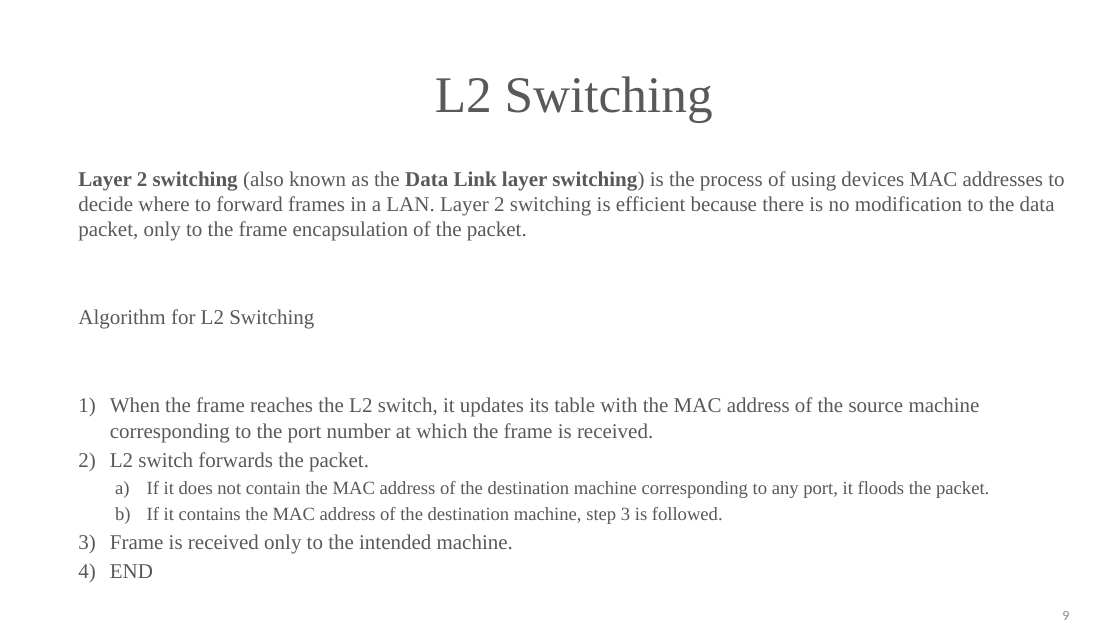
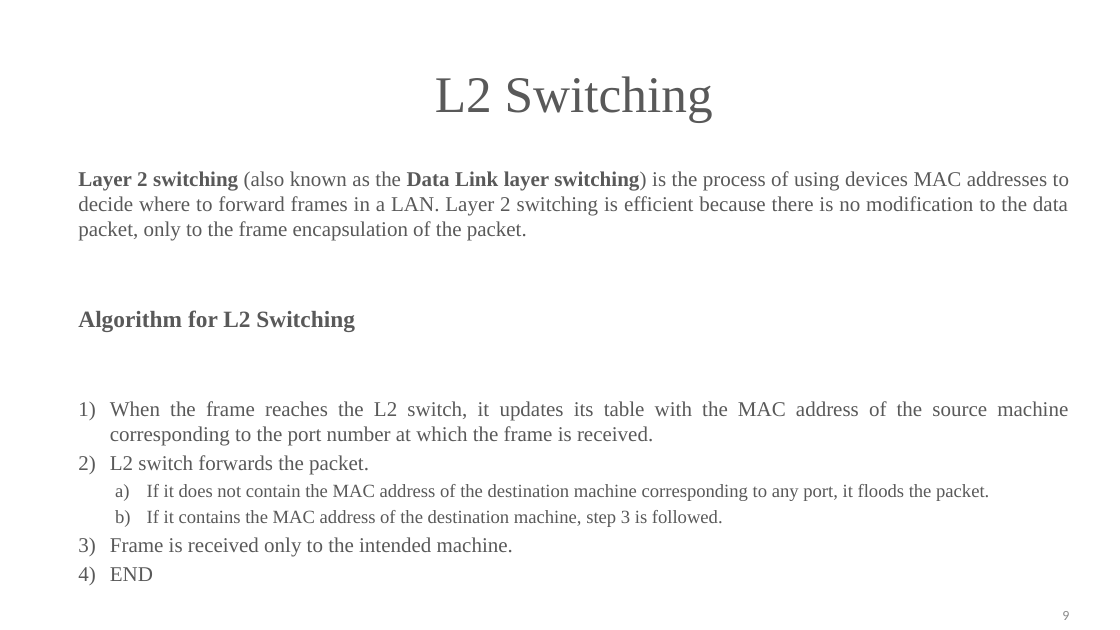
Before and after one commit to kshitizsaini113/L2-Emulator, a slide deck: slide 9 of Synopsis_Report/SynopsisPresentation.pptx. Drawn at 1120x630 pixels with LibreOffice and Linux fonts; fonts in the diff are those of the drawing; background and template pictures are left out. Boxes give left, top, right and bottom in pixels: in the first picture for what was removed or moved away, otherwise in the second. Text is boxed around its words. In the diff, an @@ line names an element or a change of style, - is before the commit and + after.

```diff
--- a/Synopsis_Report/SynopsisPresentation.pptx
+++ b/Synopsis_Report/SynopsisPresentation.pptx
@@ text "Layer 2 switching (also known ..." at box(78, 171, 1069, 581): size 18 to 20 pt, bold on in "Algorithm for L2 Switching"; alignment left to justified @@
```
Also in this commit, not shown: 1 slide added, 1 slide removed.
